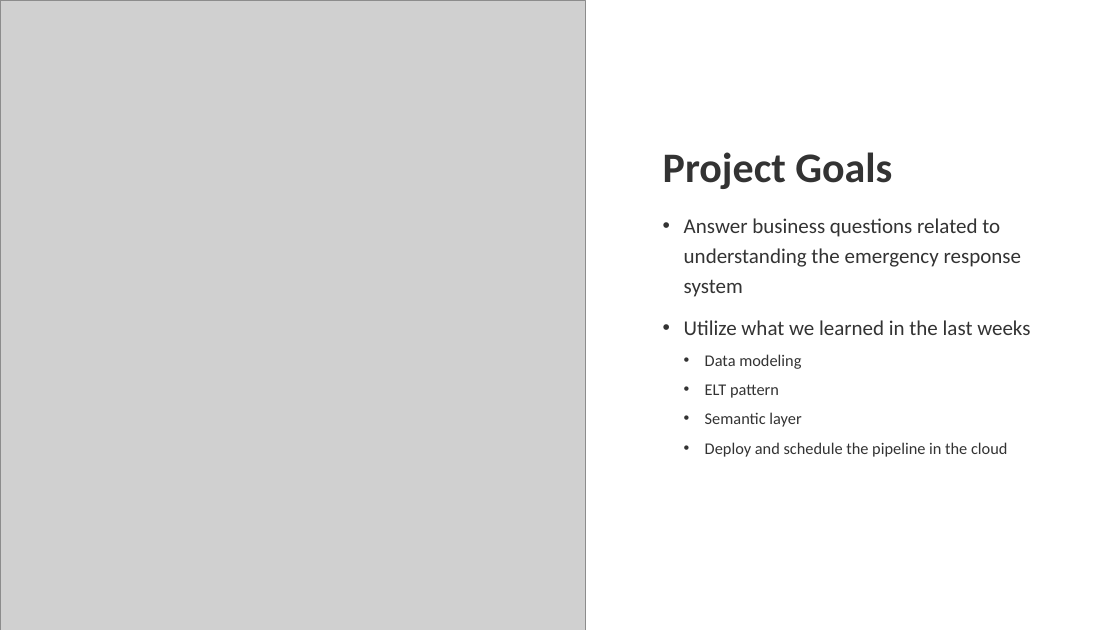
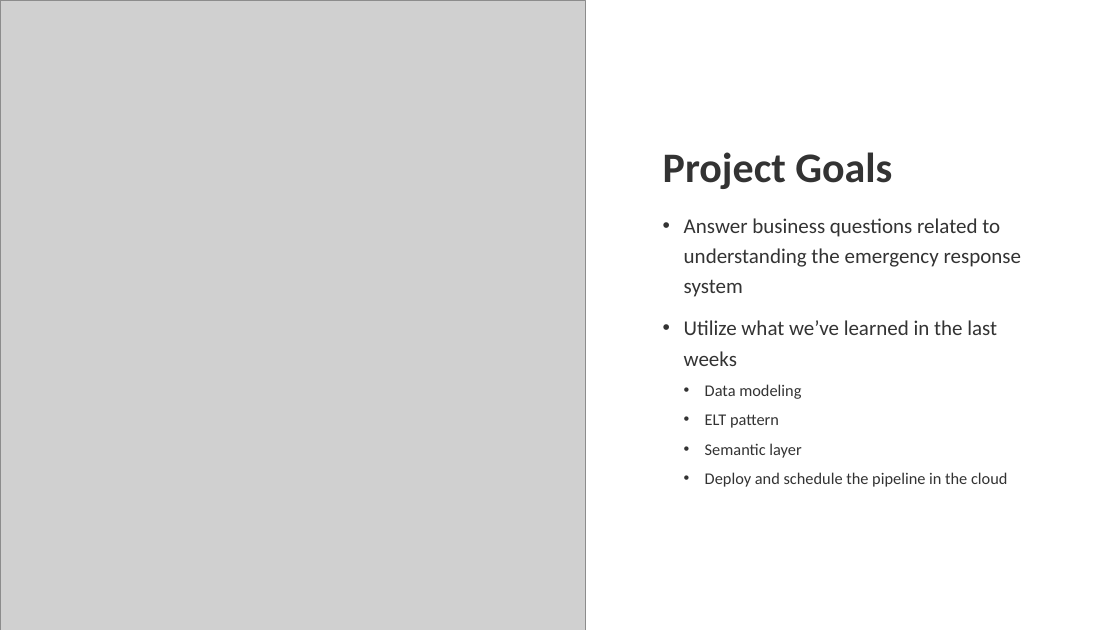
Before and after one commit to NikiforSokolov/debootcamp-sf-law-enforcement-calls, a slide deck: slide 3 of docs/presentation.pptx. Drawn at 1120x630 pixels with LibreOffice and Linux fonts; fonts in the diff are those of the drawing; grey boxes stand for pictures. Boxes give left, top, right and bottom in pixels: in the first picture for what was removed or moved away, otherwise in the second. Text is boxed around its words. In the diff, an @@ line names an element or a change of style, - is before the commit and + after.

Commit message:
pptx

```diff
--- a/docs/presentation.pptx
+++ b/docs/presentation.pptx
@@ text at bbox=[684, 320, 997, 366]: text changed @@
-• Utilize what we learned in the last weeks
+• Utilize what we’ve learned in the last weeks
```
Also in this commit, not shown: 5 other slides changed, 4 slides added, 1 slide removed.
